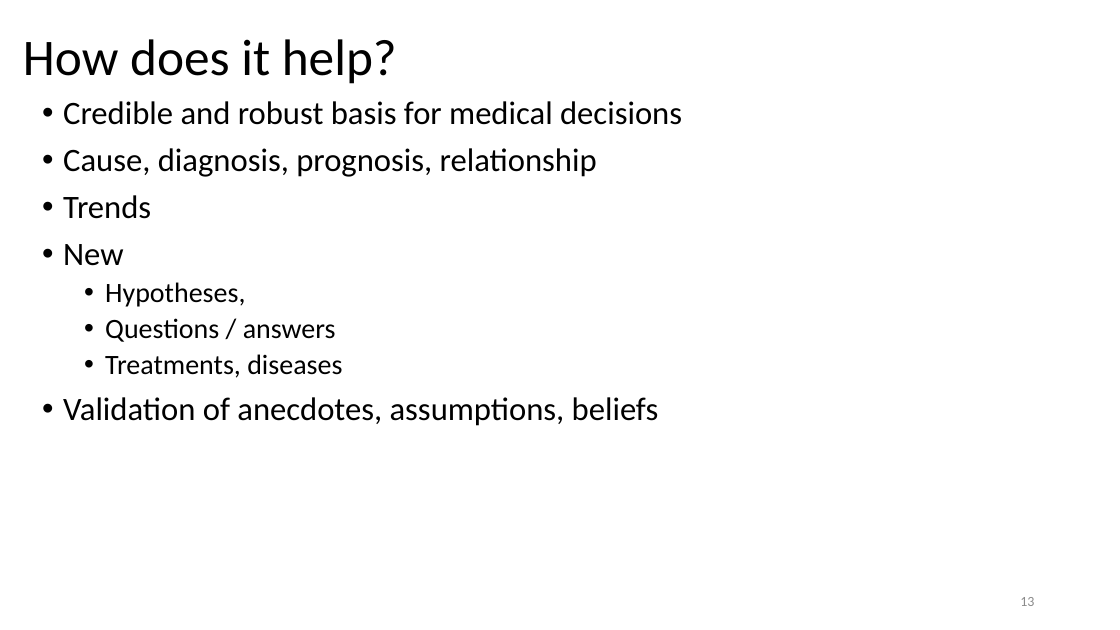
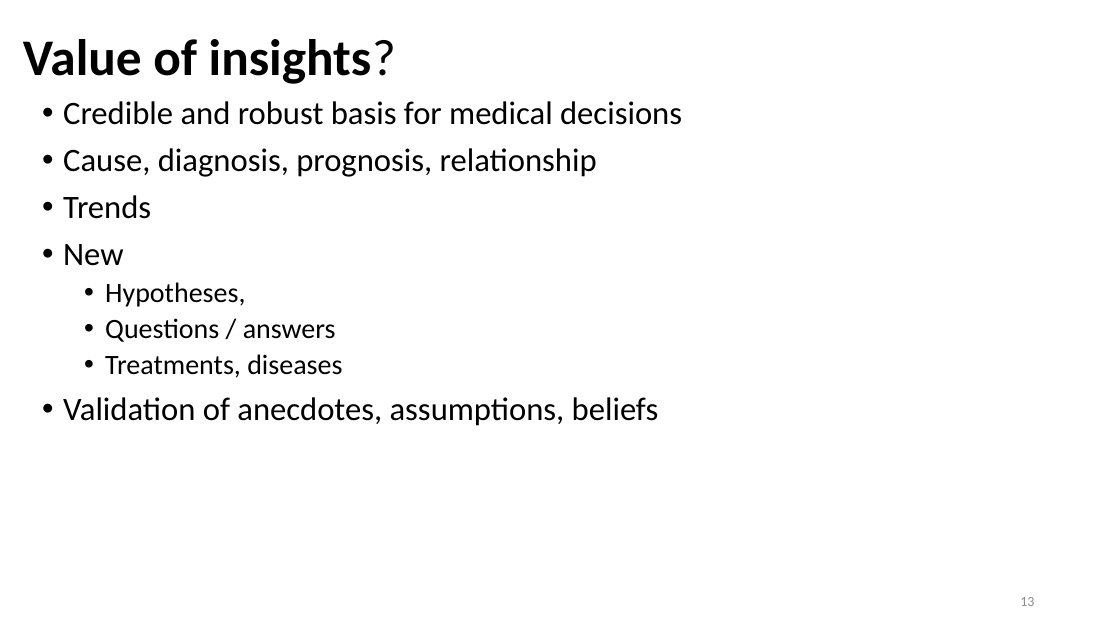
Before and after one commit to coursephd/PostgreSQL, a slide deck: slide 13 of thesis/Pune-Nov2019/01AYUSH-Pune-Nov2019.pptx. Drawn at 1120x630 pixels with LibreOffice and Linux fonts; fonts in the diff are those of the drawing; background and template pictures are left out. Boxes give left, top, right and bottom in pixels: in the first picture for what was removed or moved away, otherwise in the second. Text is boxed around its words. In the diff, an @@ line names an element or a change of style, - is before the commit and + after.

```diff
--- a/thesis/Pune-Nov2019/01AYUSH-Pune-Nov2019.pptx
+++ b/thesis/Pune-Nov2019/01AYUSH-Pune-Nov2019.pptx
@@ title at [23,39,396,84]: text changed; bold on @@
-How does it help?
+Value of insights?
```
Also in this commit, not shown: 3 other slides changed.
